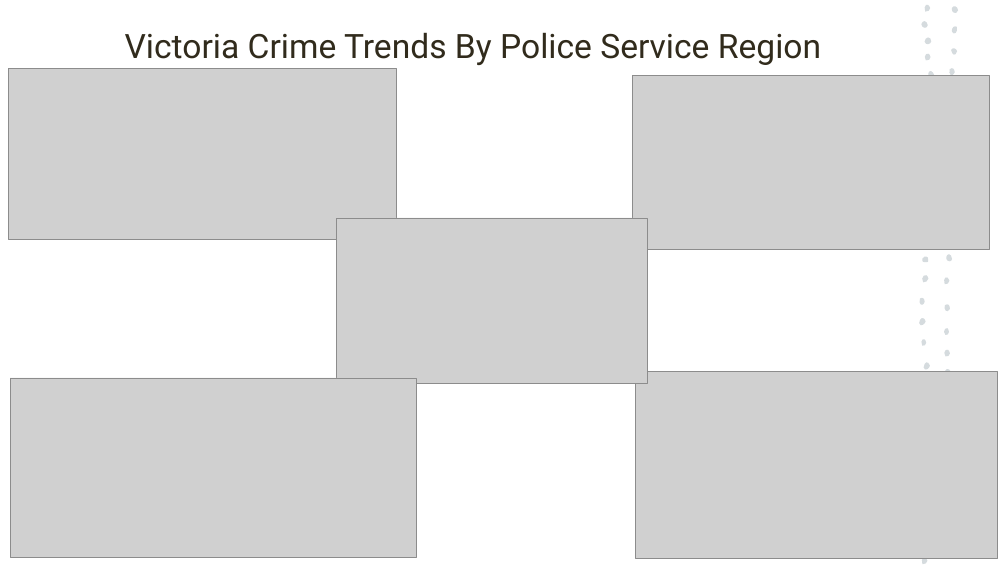
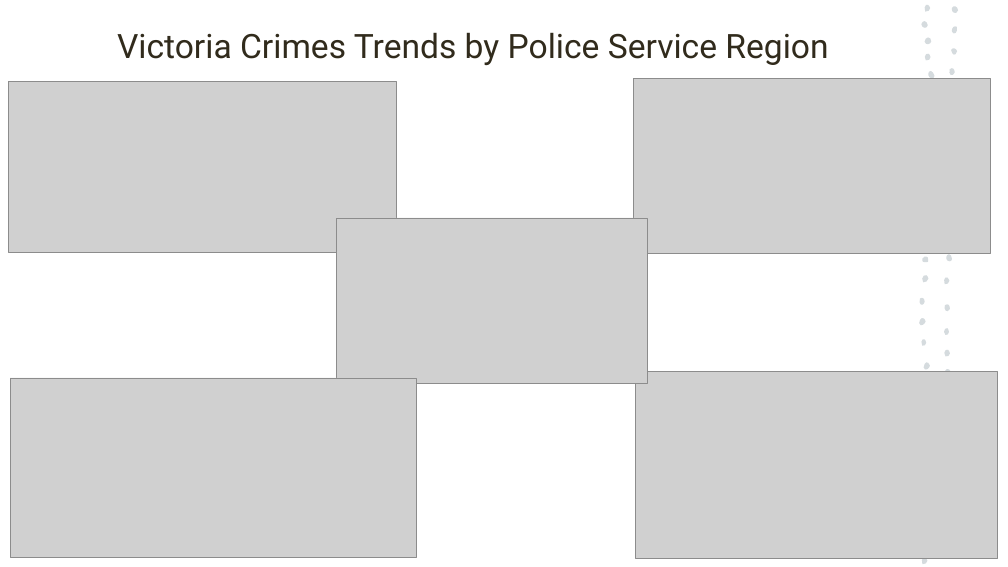
Before and after one commit to antoinetteboyle/Project-1, a slide deck: slide 6 of Crime_Victoria_PowerPoint_Presentation_temporary_Anh.pptx. Drawn at 1008x567 pixels with LibreOffice and Linux fonts; fonts in the diff are those of the drawing; grey boxes stand for pictures. Boxes give left, top, right and bottom in pixels: in the first picture for what was removed or moved away, otherwise in the second. Text is boxed around its words. In the diff, an @@ line names an element or a change of style, - is before the commit and + after.

```diff
--- a/Crime_Victoria_PowerPoint_Presentation_temporary_Anh.pptx
+++ b/Crime_Victoria_PowerPoint_Presentation_temporary_Anh.pptx
@@ title at [117,32,828,65]: text changed @@
-Victoria Crime Trends By Police Service Region
+Victoria Crimes Trends by Police Service Region
@@ picture: place and size @@
-picture at [9,68,397,239]
+picture at [9,82,397,253]
@@ picture: place and size @@
-picture at [633,75,990,250]
+picture at [634,79,991,253]
```
Also in this commit, not shown: 5 other slides changed, 2 slides added, 1 slide removed, 3 other files.
